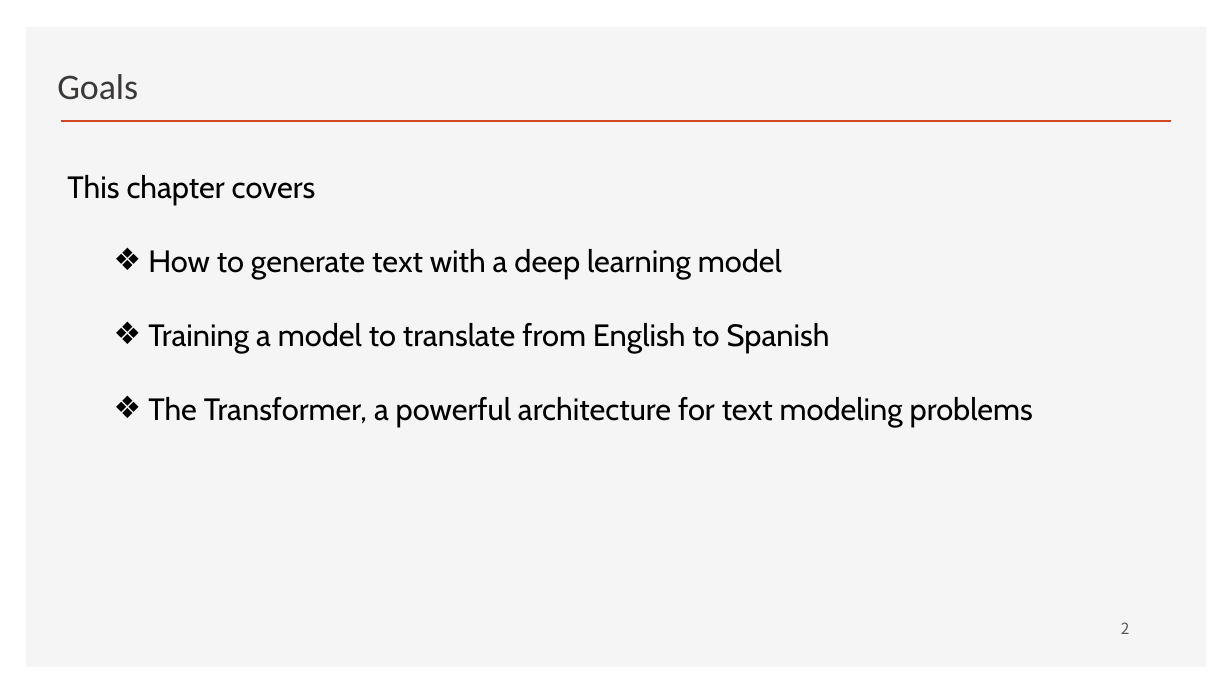
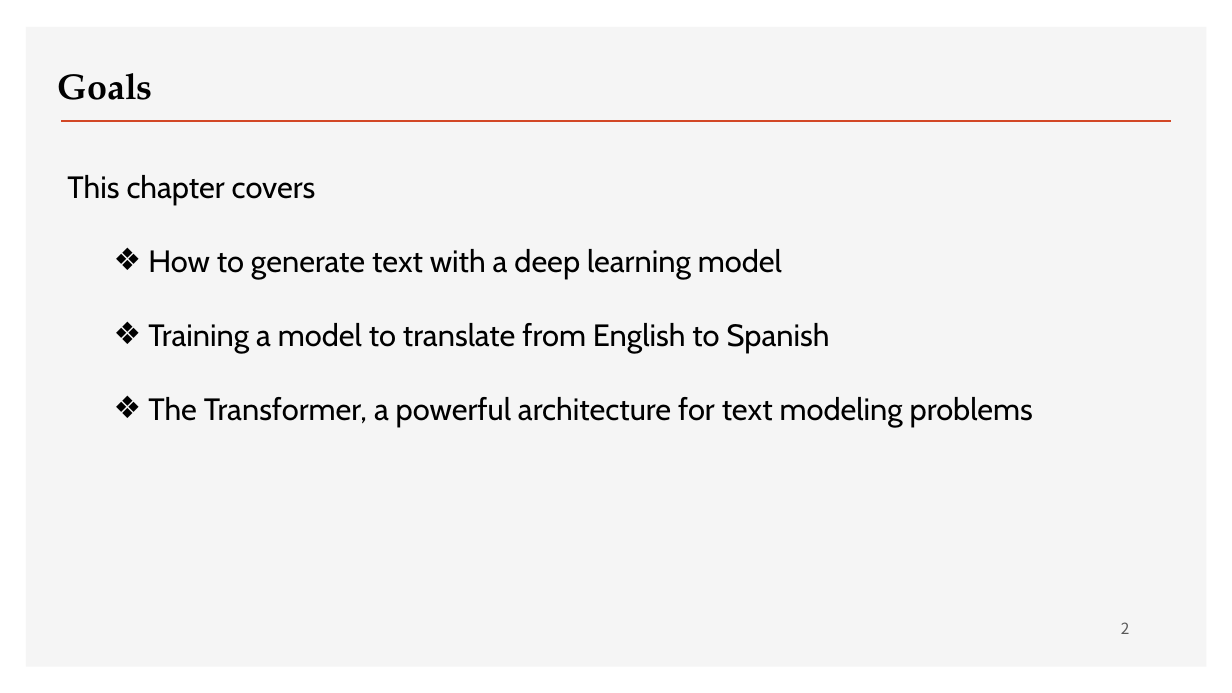
Before and after one commit to ancestor9/2026_Fall_Deep-Learning-with-Python, a slide deck: slide 2 of Chapter 15 Language models and the Transformer.pptx. Drawn at 1232x693 pixels with LibreOffice and Linux fonts; fonts in the diff are those of the drawing; background and template pictures are left out. Boxes give left, top, right and bottom in pixels: in the first picture for what was removed or moved away, otherwise in the second. Text is boxed around its words. In the diff, an @@ line names an element or a change of style, - is before the commit and + after.

```diff
--- a/Chapter 15 Language models and the Transformer.pptx
+++ b/Chapter 15 Language models and the Transformer.pptx
@@ text "Goals" at (57, 73, 153, 100): font Calibri to TeX Gyre Pagella, text colour #3B3838 to #000000, bold on @@
```
Also in this commit, not shown: 12 other slides changed, 2 slides added, 1 slide removed.
